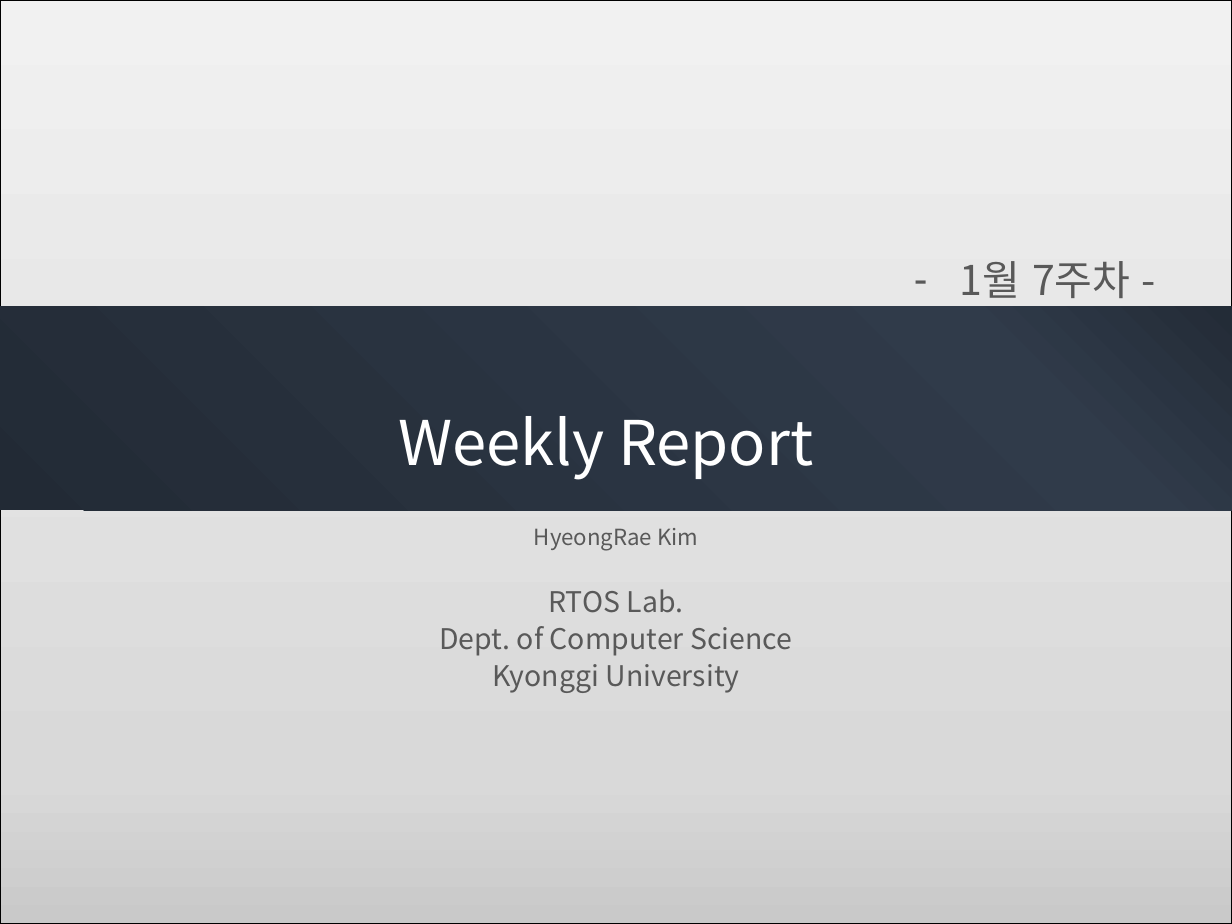
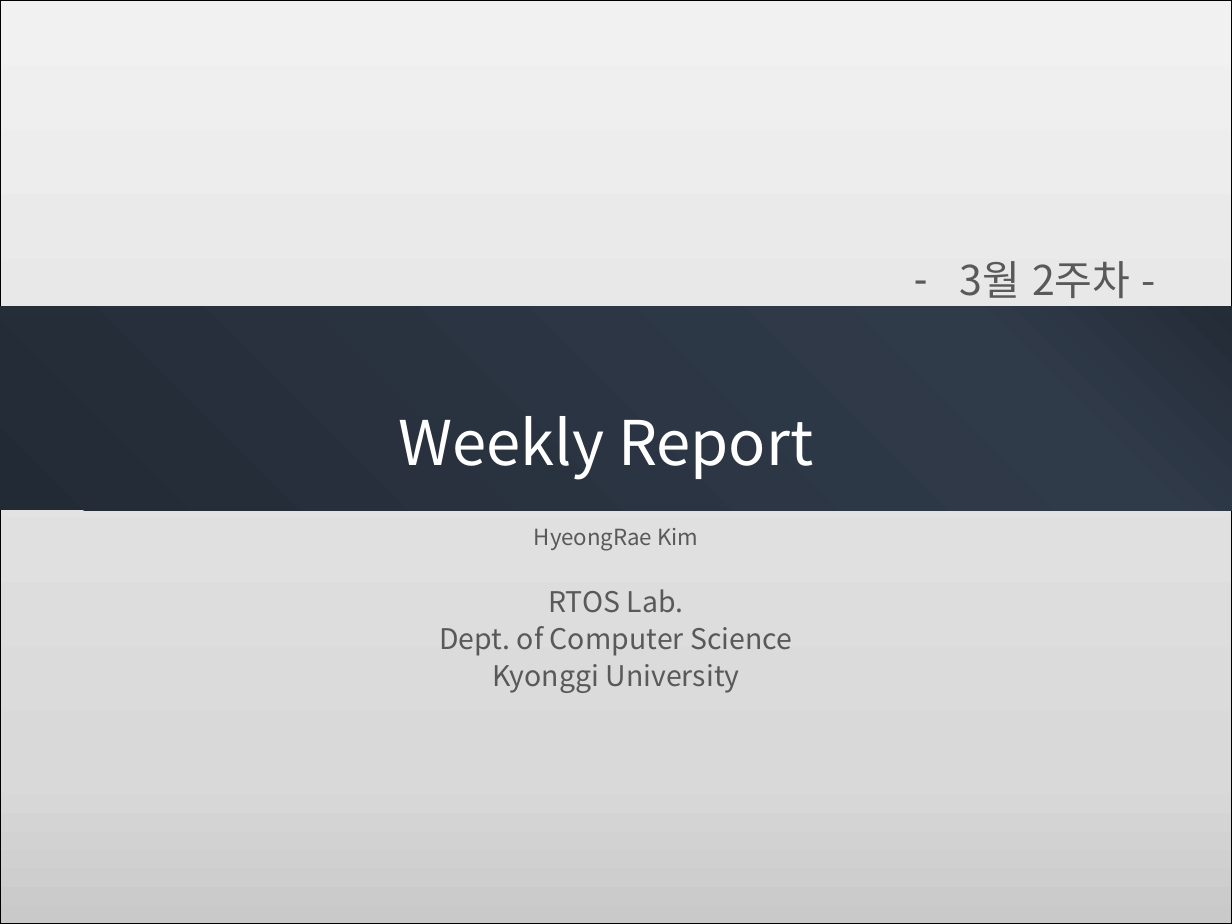
Before and after one commit to Lay4U/ROTS_StepByStep, a slide deck: slide 1 of 세미나/2월 2주차 (김형래).pptx. Drawn at 1232x924 pixels with LibreOffice and Linux fonts; fonts in the diff are those of the drawing; background and template pictures are left out. Boxes give left, top, right and bottom in pixels: in the first picture for what was removed or moved away, otherwise in the second. Text is boxed around its words. In the diff, an @@ line names an element or a change of style, - is before the commit and + after.

```diff
--- a/세미나/2월 2주차 (김형래).pptx
+++ b/세미나/2월 2주차 (김형래).pptx
@@ text at box(960, 261, 1130, 298): text changed @@
-– 1월 7주차 -
+– 3월 2주차 -
```
Also in this commit, not shown: 2 other slides changed, 1 slide added, 1 slide removed, 32 other files.
